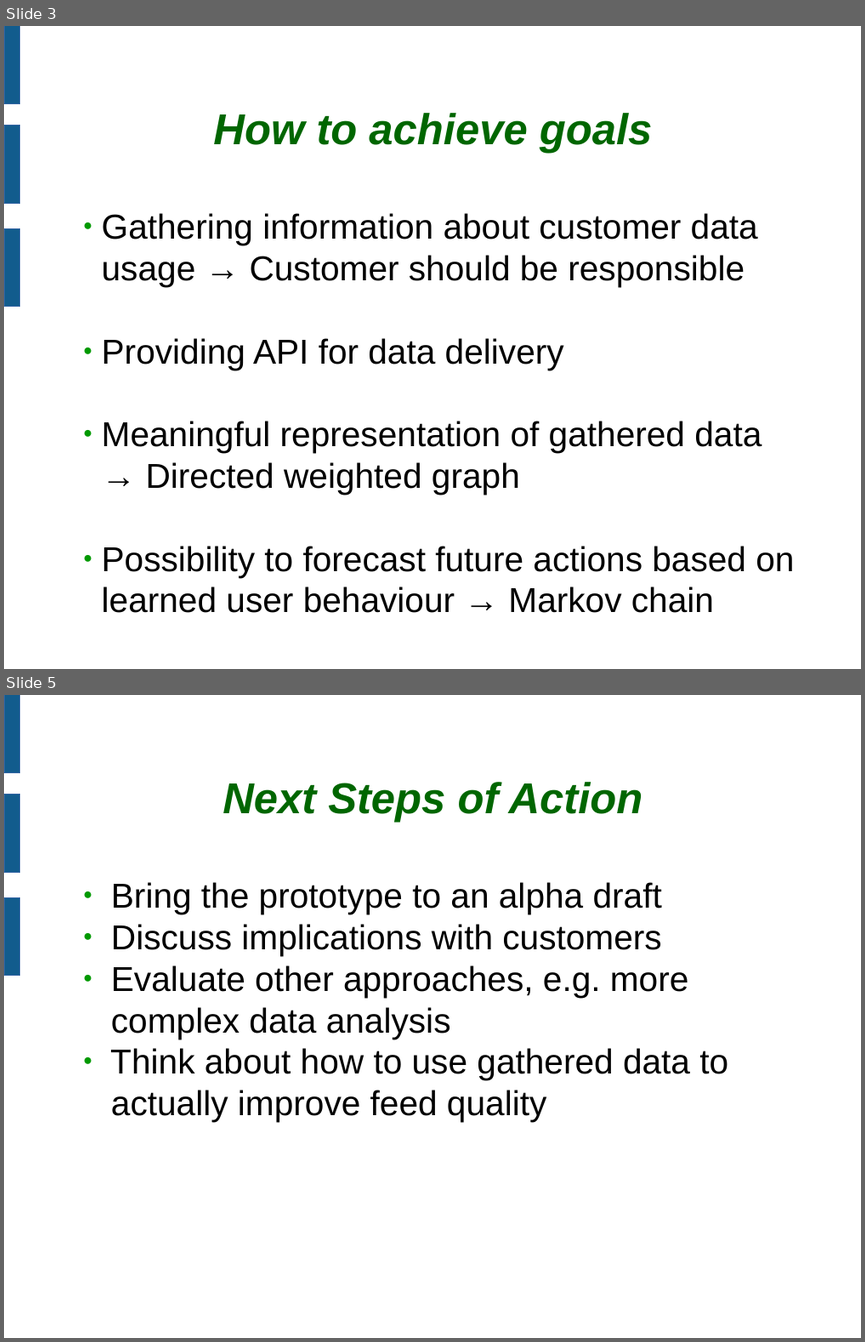
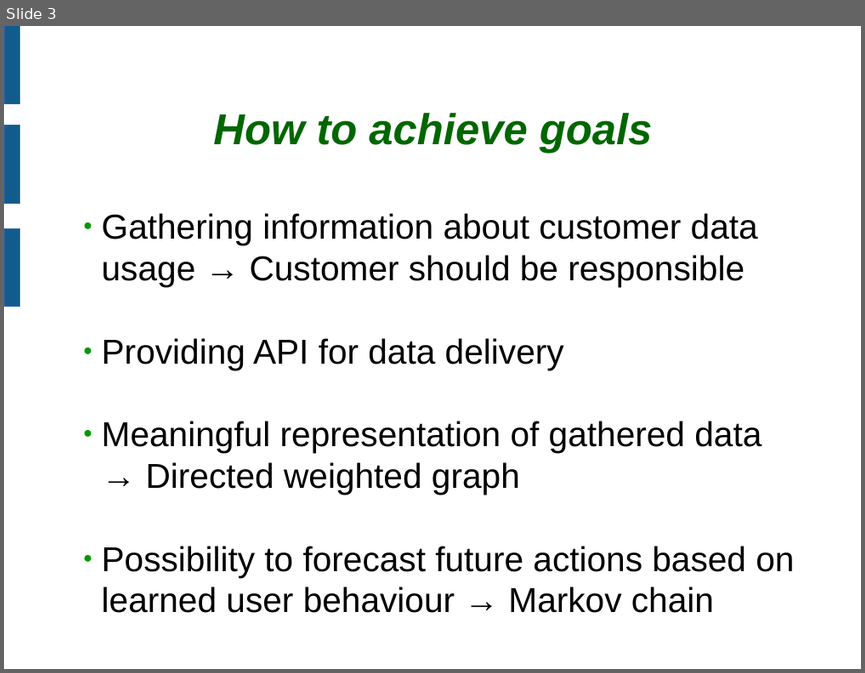
Before and after one commit to flosama/dataenlightenment, a slide deck: doc/presi.odp. Shown one above the other, each under a label of ours: slides 3 and 5 before the commit, slide 3 after it; the slides between them are not shown. The pictures are 865x1342 and 865x673 pixels, drawn with LibreOffice and Linux fonts; fonts in the diff are those of the drawing; background and template pictures are left out. Boxes give left, top, right and bottom in pixels: in the first picture for what was removed or moved away, otherwise in the second. Text is boxed around its words. In the diff, an @@ line names an element or a change of style, - is before the commit and + after.

```diff
--- a/doc/presi.odp
+++ b/doc/presi.odp
@@ slide 5 removed at (4, 695, 861, 1338), background #FFFFFF; not listed: 3 template elements that a slide beside it also shows @@
@@ title removed at (222, 782, 643, 822) @@
-Next Steps of Action
@@ text removed at (110, 882, 728, 1122) @@
-● Bring the prototype to an alpha draft
-● Discuss implications with customers
-● Evaluate other approaches, e.g. more
-complex data analysis
-● Think about how to use gathered data to
-  actually improve feed quality
```
Also in this commit, not shown: 2 slides changed, 1 slide added, 1 other file.
